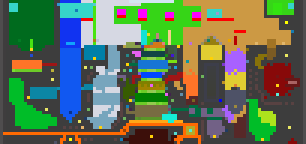
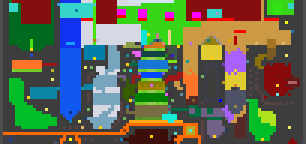
Comparing the layer stacks of the two w=306, h=144 images. Changes:
painted on "biome_map.png" over [6, 0, 279, 144]
